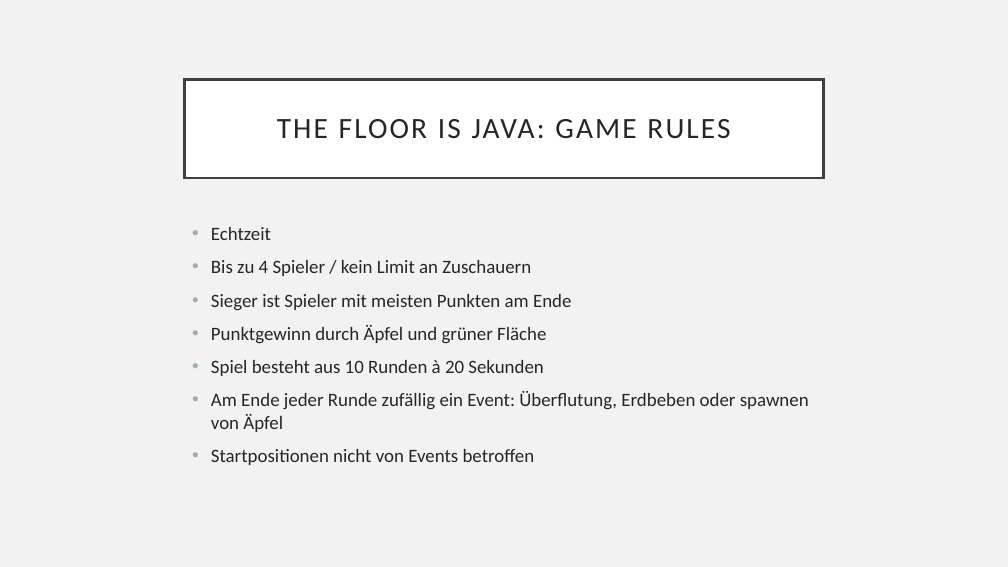
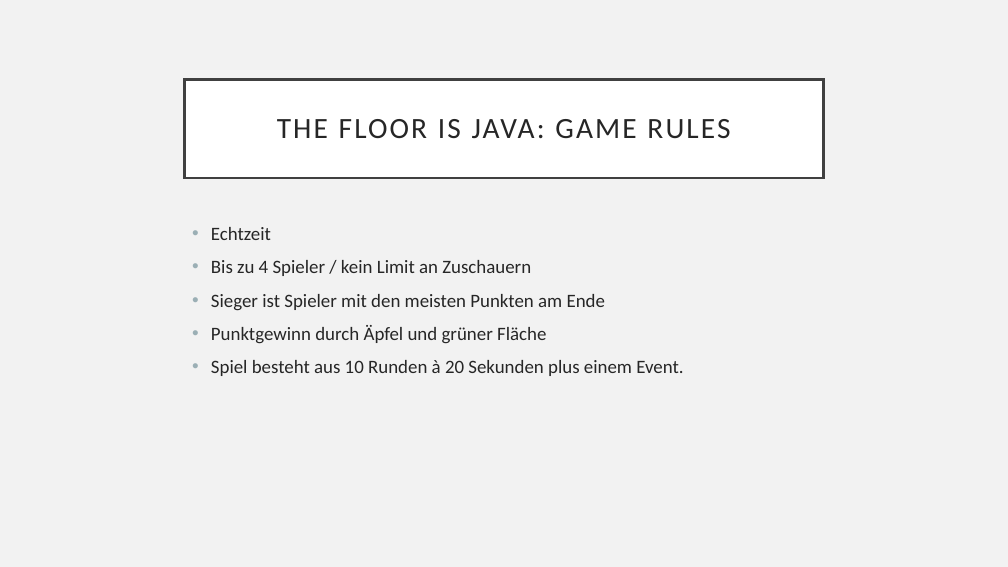
Before and after one commit to melsvab/CS108-FS20-Gruppe-10, a slide deck: slide 2 of Meilenstein5-presentation/Meilenstein5.pptx. Drawn at 1008x567 pixels with LibreOffice and Linux fonts; fonts in the diff are those of the drawing. Boxes give left, top, right and bottom in pixels: in the first picture for what was removed or moved away, otherwise in the second. Text is boxed around its words. In the diff, an @@ line names an element or a change of style, - is before the commit and + after.

Commit message:
shortened the slides of the Game Rules

```diff
--- a/Meilenstein5-presentation/Meilenstein5.pptx
+++ b/Meilenstein5-presentation/Meilenstein5.pptx
@@ text at (x1=211, y1=294, x2=605, y2=311): text changed @@
-• Sieger ist Spieler mit meisten Punkten am Ende
+• Sieger ist Spieler mit den meisten Punkten am Ende
@@ text at (x1=211, y1=360, x2=683, y2=376): text changed @@
-• Spiel besteht aus 10 Runden à 20 Sekunden
-• Am Ende jeder Runde zufällig ein Event: Überflutung, Erdbeben oder spawnen von Äpfel
-• Startpositionen nicht von Events betroffen
+• Spiel besteht aus 10 Runden à 20 Sekunden plus einem Event.
```
Also in this commit, not shown: 1 other file.
